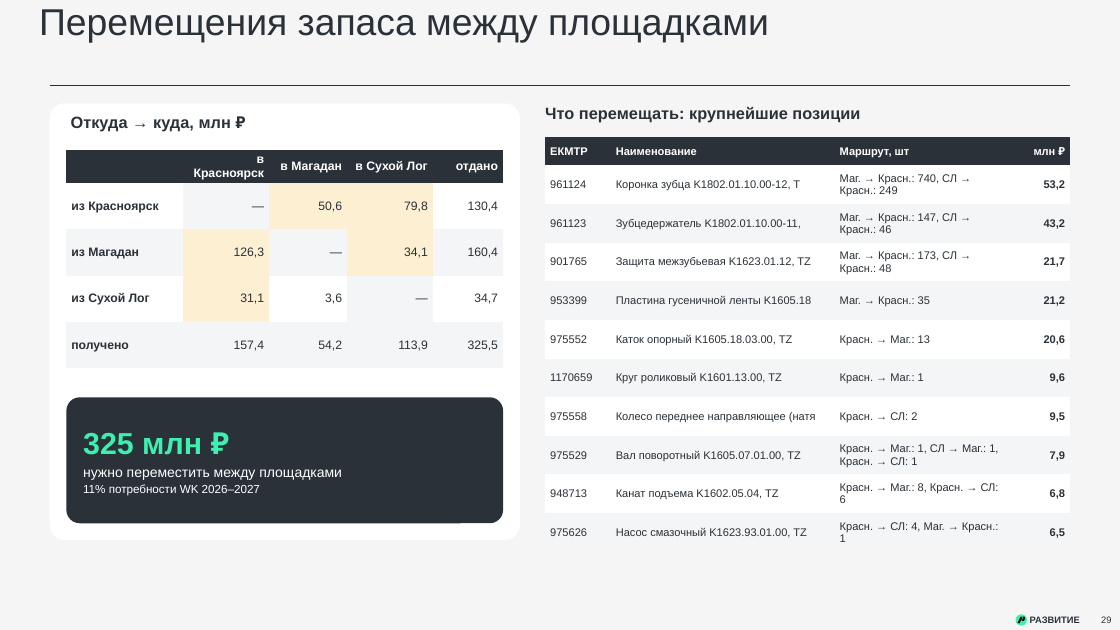
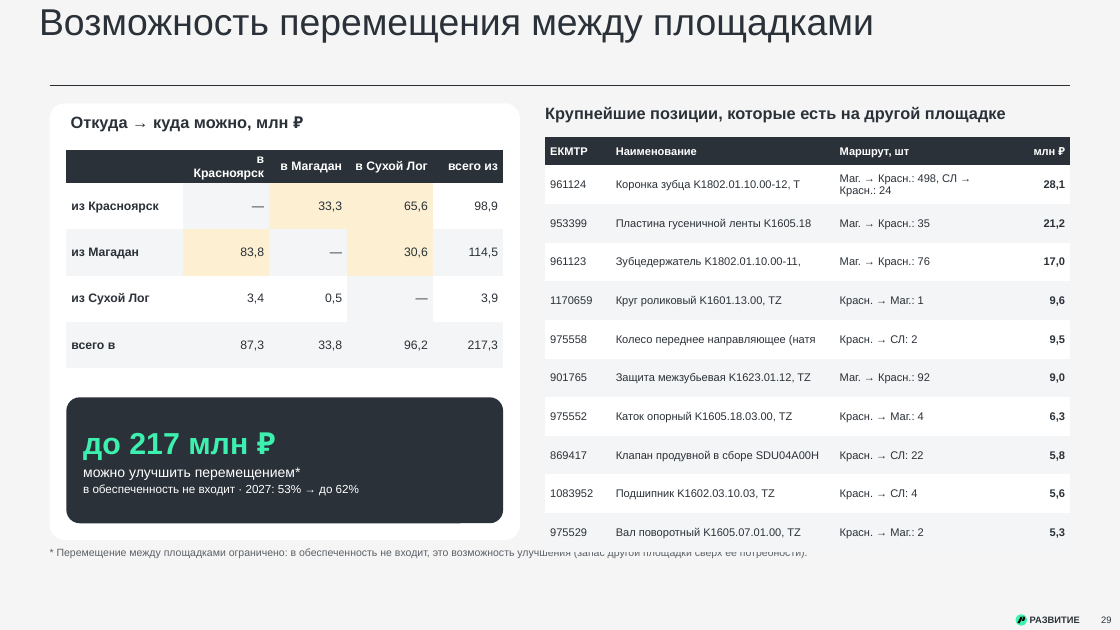
Before and after one commit to victorekuznetsov/TZ, a slide deck: slide 29 of exports/WK_ispolnenie_2024-2026_plan_2027.pptx. Drawn at 1120x630 pixels with LibreOffice and Linux fonts; fonts in the diff are those of the drawing. Boxes give left, top, right and bottom in pixels: in the first picture for what was removed or moved away, otherwise in the second. Text is boxed around its words. In the diff, an @@ line names an element or a change of style, - is before the commit and + after.

```diff
--- a/exports/WK_ispolnenie_2024-2026_plan_2027.pptx
+++ b/exports/WK_ispolnenie_2024-2026_plan_2027.pptx
@@ title at <box>39,9,874,43</box>: text changed @@
-Перемещения запаса между площадками
+Возможность перемещения между площадками
@@ text at <box>71,116,288,131</box>: text changed @@
-Откуда → куда, млн ₽
+Откуда → куда можно, млн ₽
@@ text at <box>545,107,1006,123</box>: text changed @@
-Что перемещать: крупнейшие позиции
+Крупнейшие позиции, которые есть на другой площадке
@@ table at <box>545,137,1070,552</box> @@
-row 2: 961124 | Коронка зубца K1802.01.10.00-12, T | Маг. → Красн.: 740, СЛ → Красн.: 249 | 53,2
-row 3: 961123 | Зубцедержатель K1802.01.10.00-11, | Маг. → Красн.: 147, СЛ → Красн.: 46 | 43,2
-row 4: 901765 | Защита межзубьевая K1623.01.12, TZ | Маг. → Красн.: 173, СЛ → Красн.: 48 | 21,7
+row 2: 961124 | Коронка зубца K1802.01.10.00-12, T | Маг. → Красн.: 498, СЛ → Красн.: 24 | 28,1
-row 6: 975552 | Каток опорный K1605.18.03.00, TZ | Красн. → Маг.: 13 | 20,6
+row 4: 961123 | Зубцедержатель K1802.01.10.00-11, | Маг. → Красн.: 76 | 17,0
-row 9: 975529 | Вал поворотный K1605.07.01.00, TZ | Красн. → Маг.: 1, СЛ → Маг.: 1, Красн. → СЛ: 1 | 7,9
-row 10: 948713 | Канат подъема K1602.05.04, TZ | Красн. → Маг.: 8, Красн. → СЛ: 6 | 6,8
-row 11: 975626 | Насос смазочный K1623.93.01.00, TZ | Красн. → СЛ: 4, Маг. → Красн.: 1 | 6,5
+row 7: 901765 | Защита межзубьевая K1623.01.12, TZ | Маг. → Красн.: 92 | 9,0
+row 8: 975552 | Каток опорный K1605.18.03.00, TZ | Красн. → Маг.: 4 | 6,3
+row 9: 869417 | Клапан продувной в сборе SDU04A00H | Красн. → СЛ: 22 | 5,8
+row 10: 1083952 | Подшипник K1602.03.10.03, TZ | Красн. → СЛ: 4 | 5,6
+row 11: 975529 | Вал поворотный K1605.07.01.00, TZ | Красн. → Маг.: 2 | 5,3
@@ table at <box>66,150,503,368</box> @@
-row 1, column 5: отдано
+row 1, column 5: всего из
-row 2: из Красноярск | — | 50,6 | 79,8 | 130,4
+row 2: из Красноярск | — | 33,3 | 65,6 | 98,9
-row 3: из Магадан | 126,3 | — | 34,1 | 160,4
+row 3: из Магадан | 83,8 | — | 30,6 | 114,5
-row 4: из Сухой Лог | 31,1 | 3,6 | — | 34,7
+row 4: из Сухой Лог | 3,4 | 0,5 | — | 3,9
-row 5: получено | 157,4 | 54,2 | 113,9 | 325,5
+row 5: всего в | 87,3 | 33,8 | 96,2 | 217,3
@@ fill #FCEFD2 to #FFFFFF in row 4, column 2 @@
@@ text at <box>83,433,359,496</box>: text changed; size 12 to 10 pt @@
-325 млн ₽
-нужно переместить между площадками
-11% потребности WK 2026–2027
+до 217 млн ₽
+можно улучшить перемещением*
+в обеспеченность не входит · 2027: 53% → до 62%
@@ text added at <box>57,548,808,558</box>, 9 pt, text #5B6167 @@
+* Перемещение между площадками ограничено: в обеспеченность не входит, это возможность улучшения (запас другой площадки сверх её потребности).
```
Also in this commit, not shown: 14 other slides changed, 2 other files.
